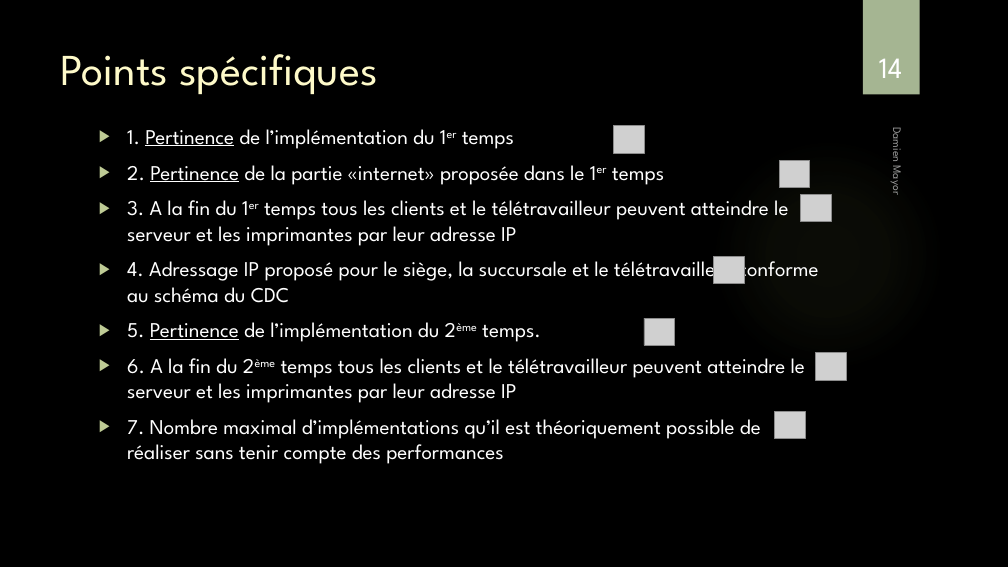
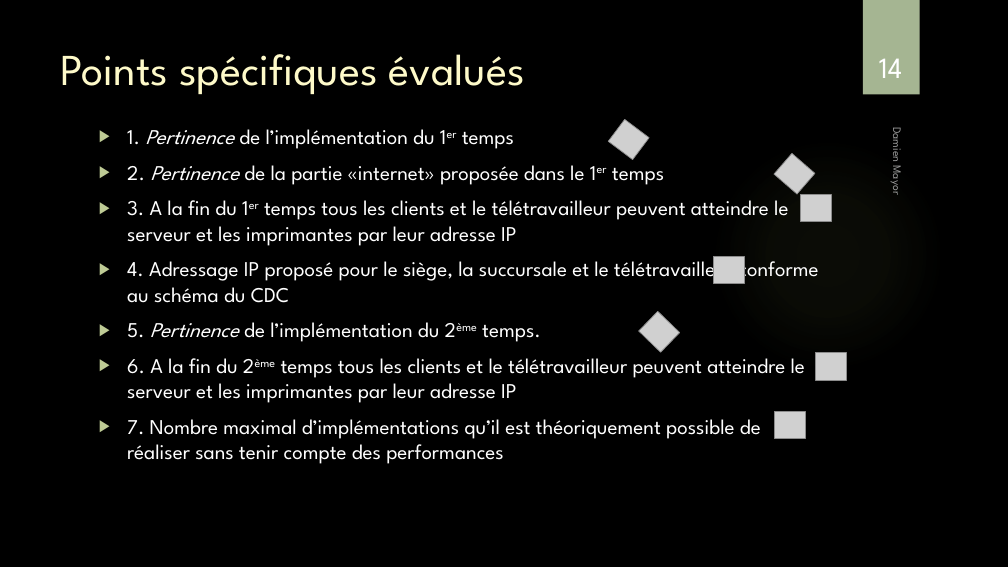
Before and after one commit to damienmayor/TPI, a slide deck: slide 14 of Présentation/Présentation TPI DMA.pptx. Drawn at 1008x567 pixels with LibreOffice and Linux fonts; fonts in the diff are those of the drawing; grey boxes stand for pictures; background and template pictures are left out. Boxes give left, top, right and bottom in pixels: in the first picture for what was removed or moved away, otherwise in the second. Text is boxed around its words. In the diff, an @@ line names an element or a change of style, - is before the commit and + after.

```diff
--- a/Présentation/Présentation TPI DMA.pptx
+++ b/Présentation/Présentation TPI DMA.pptx
@@ title at (61, 54, 525, 95): text changed @@
-Points spécifiques
+Points spécifiques évalués
@@ picture at (608, 119, 649, 159): rotation 0 to 36 degrees @@
@@ text at (127, 129, 664, 342): italic on, underline off in "Pertinence", "Pertinence", "Pertinence" @@
@@ picture at (774, 154, 815, 194): rotation 0 to 41 degrees @@
@@ picture at (639, 312, 680, 352): rotation 0 to 44 degrees @@
```
Also in this commit, not shown: 10 other slides changed, 11 slides removed.
